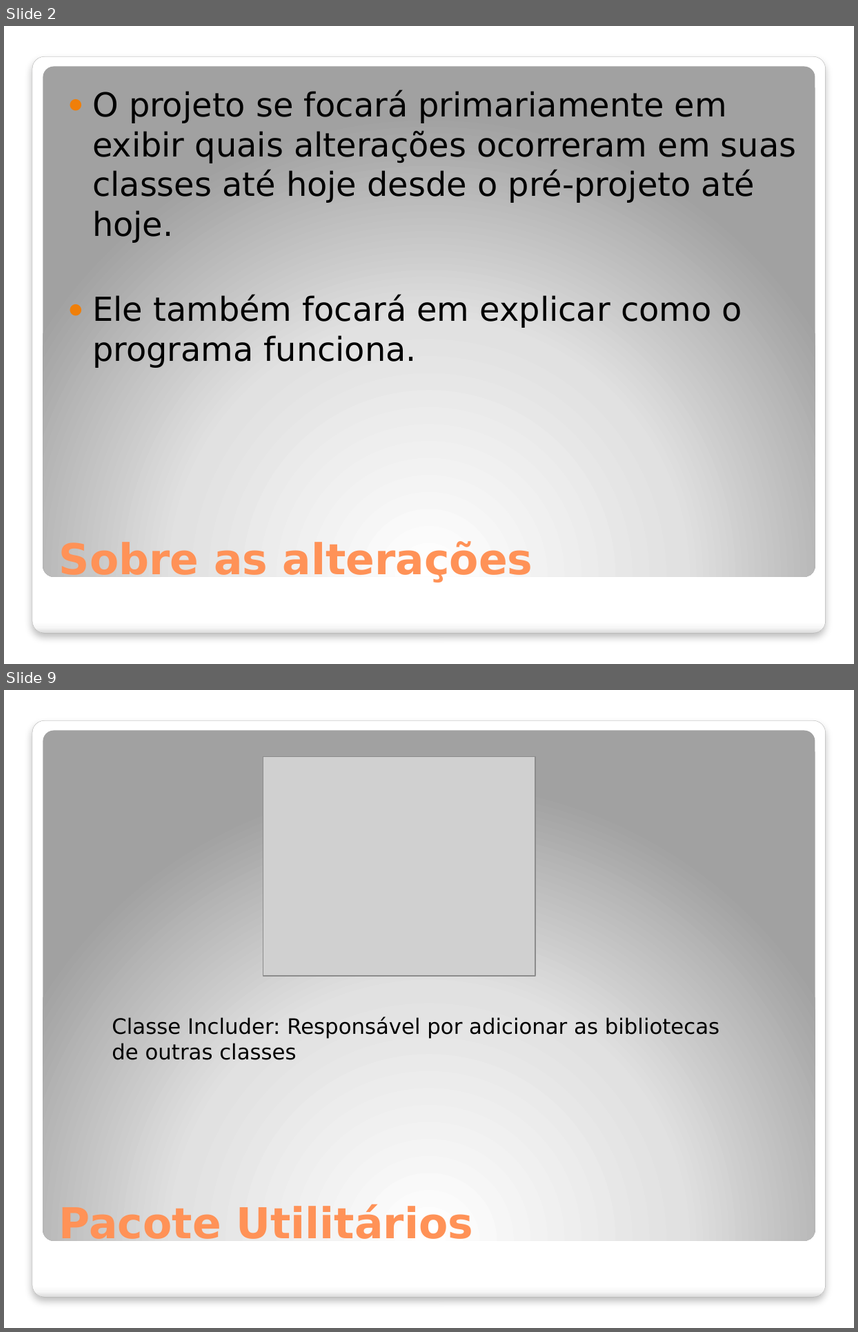
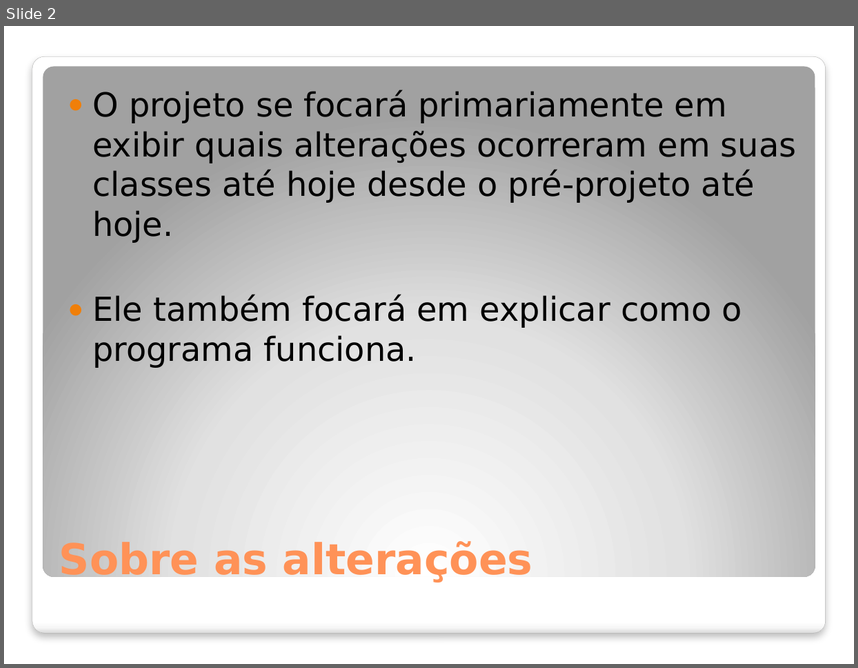
Before and after one commit to Sairaf/ToF2, a slide deck: Apresentação slide/Prog II projeto final.pptx. Shown one above the other, each under a label of ours: slides 2 and 9 before the commit, slide 2 after it; the slides between them are not shown. The pictures are 858x1332 and 858x668 pixels, drawn with LibreOffice and Linux fonts; fonts in the diff are those of the drawing; grey boxes stand for pictures; background and template pictures are left out. Boxes give left, top, right and bottom in pixels: in the first picture for what was removed or moved away, otherwise in the second. Text is boxed around its words. In the diff, an @@ line names an element or a change of style, - is before the commit and + after.

```diff
--- a/Apresentação slide/Prog II projeto final.pptx
+++ b/Apresentação slide/Prog II projeto final.pptx
@@ slide 9 removed at (4, 690, 854, 1328), background picture (left out); not listed: 2 template elements that a slide beside it also shows @@
@@ picture removed at (263, 756, 535, 976) @@
@@ text removed at (112, 1016, 720, 1060) @@
-Classe Includer: Responsável por adicionar as bibliotecas
-de outras classes
@@ title removed at (59, 1204, 473, 1248) @@
-Pacote Utilitários
```
Also in this commit, not shown: 2 slides changed, 7 slides added, 4 other slides removed, 14 other files.
